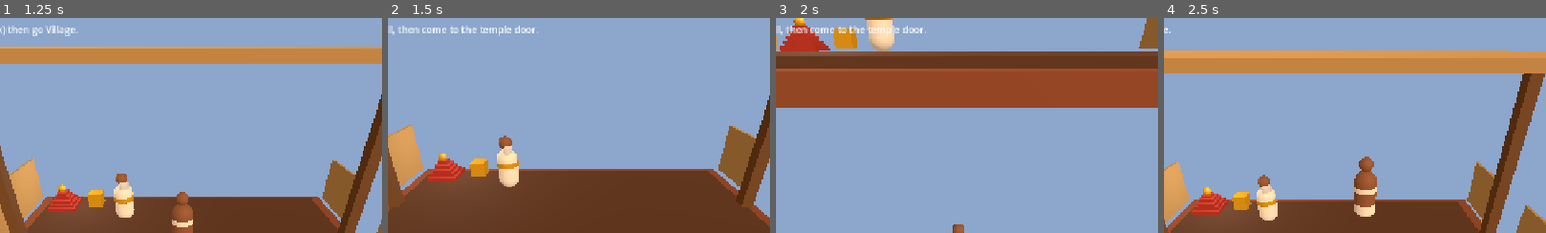
Above: before the commit, frames 1-4 (left to right).
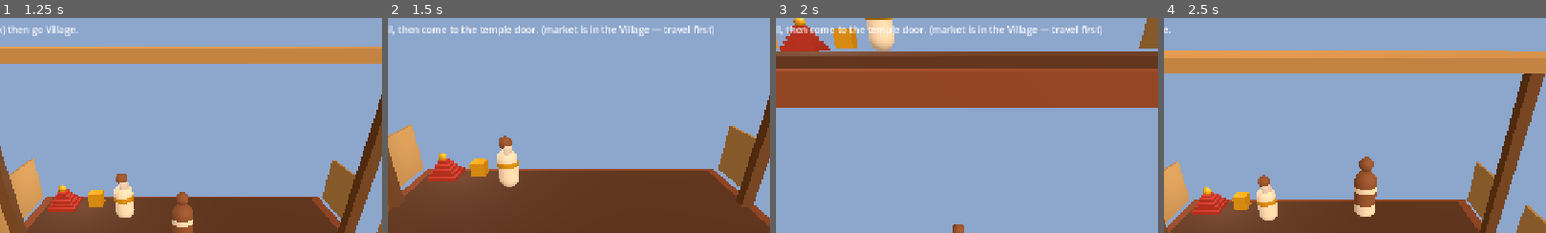
Above: after the commit, the same moments.

Repository: neerajaj96/kalari-game
Game: Godot game, scene res://scenes/main.tscn
Same seed, same stepped clock (60 frames per second), same inputs: the game is played once before the commit and once after it.
Inputs (mouse positions are % of the whole screen's width and height, from its top left):
- Up to frame 1 (1.25 s): click "School" at 0.5 s
- Up to frame 2 (1.5 s): click "Seva" at 1.25 s
- Up to frame 3 (2 s): no input
- Up to frame 4 (2.5 s): move the mouse to (72, 45) at 2.02 s; hold Right (ui_right) from 2.03 s (still down); click (72, 45) at 2.17 s
The pictures show only the part of the screen within x 26-76%, y 8-58%; the shares and areas given below are measured in that part.

Frame 1 is identical in both runs. In frame 2, 0.8% of the frame differs, in the area x 40-86%, y 3-9%; in frame 3, 0.8%; in frame 4, nothing differs.

Commit message:
Gameplay rework H1-H4: honest economy, tougher combat, wired zones/quests, gameplay check rules

Diff:
--- a/data/gurukkal_ranks.json
+++ b/data/gurukkal_ranks.json
@@ -1,18 +1,23 @@
 {
   "ranks": [
-    { "rank": 1, "title": "Vidhyarthi (student)", "xp_needed": 0, "unlocks": ["mey_01", "mey_02", "uzhichil_heal"] },
+    { "rank": 1, "title": "Vidhyarthi (student)", "xp_needed": 0, "unlocks": ["mey_01", "mey_02"] },
     { "rank": 2, "title": "Meithari-cleared", "xp_needed": 300, "unlocks": ["kukkuda_kick", "kettukari"] },
-    { "rank": 3, "title": "Kolthari-cleared", "xp_needed": 800, "unlocks": ["cheruvadi", "village_quests", "tournament_demo"] },
-    { "rank": 4, "title": "Otta-yogi (future)", "xp_needed": 1600, "unlocks": ["otta"] },
-    { "rank": 5, "title": "Ankathari-veeran (future)", "xp_needed": 3000, "unlocks": ["vaal_paricha"] },
-    { "rank": 6, "title": "Gurukkal (future)", "xp_needed": 5000, "unlocks": ["urumi", "mantra_upadesha"] }
+    { "rank": 3, "title": "Kolthari-cleared", "xp_needed": 800, "unlocks": ["cheruvadi", "village_quests"] },
+    { "rank": 4, "title": "Otta-yogi (future)", "xp_needed": 1400, "unlocks": ["otta"] },
+    { "rank": 5, "title": "Ankathari-veeran (future)", "xp_needed": 2600, "unlocks": ["vaal_paricha"] },
+    { "rank": 6, "title": "Gurukkal (future)", "xp_needed": 4200, "unlocks": ["urumi", "mantra_upadesha"] }
   ],
   "xp_sources": {
-    "meyppayattu_rep": 5,
+    "meyppayattu_rep": 1,
     "bandit_defeat": 60,
-    "quest_complete": 120,
-    "daily_uzhichil": 10,
-    "tournament_win": 200
+    "marma_bonus": 30,
+    "quest_q01": 120,
+    "quest_q02": 150,
+    "quest_q03": 200,
+    "seva_avg": 48,
+    "sadhana_kalari": 30,
+    "sadhana_temple": 50,
+    "sadhana_forest": 80
   },
-  "rules": "No belts. Trust unlock per book: corrupt schools 5-6yrs teach nothing; earnest student + good guru = all in 6 months (monsoon 3-4mo/yr). Dakshina first/last day. Mantra-upadesha only after mastery."
+  "rules": "No belts. Slice pacing is minutes-per-rank. Trust unlock per book: earnest student + good guru. Festival/otta/urumi content unlocks in later updates; ranks 5-6 show as future."
 }
--- a/data/moves.json
+++ b/data/moves.json
@@ -25,7 +25,7 @@
       "stage": "meythozhil",
       "name": "Valinjamarnnu Neekki-Theruthu",
       "vadivu": "simha",
-      "damage": 8,
+      "damage": 10,
       "stamina_cost": 10,
       "unlock_rank": 1,
       "touch": "tap attack",
@@ -46,7 +46,7 @@
       "stage": "kolthari",
       "name": "Kettukari Strike (long staff)",
       "weapon": "kettukari",
-      "damage": 18,
+      "damage": 12,
       "stamina_cost": 16,
       "unlock_rank": 2,
       "touch": "hold attack",
@@ -57,7 +57,7 @@
       "stage": "kolthari",
       "name": "Cheruvadi Head Strike (3-chaan)",
       "weapon": "cheruvadi",
-      "damage": 22,
+      "damage": 14,
       "stamina_cost": 20,
       "unlock_rank": 3,
       "touch": "swipe arc + attack",
--- a/data/quests.json
+++ b/data/quests.json
@@ -13,8 +13,8 @@
       "name": "Edavattam Market (Unniyarcha)",
       "giver": "Unniyarcha",
       "zone": "village_chirakkal",
-      "desc": "'Pennaaya njanum virakkunnilla, aanaya ningal virakkunenthe?' Escort Kunjiraman, no hidden knife (olivaal), win openly.",
-      "objectives": ["Reach market", "Defeat 1 bandit openly", "No stealth kill"],
+      "desc": "'Pennaaya njanum virakkunnilla, aanaya ningal virakkunenthe?' Defeat 1 bandit face-to-face. A back-stab pays marma XP but shames the escort — no quest bonus.",
+      "objectives": ["Defeat 1 bandit openly (no back-stab)", "Bonus auto-paid (+150 XP)"],
       "xp": 150
     },
     {
@@ -22,8 +22,8 @@
       "name": "Tulunadu Debt (Aromal Chekavar hook)",
       "giver": "Aromal",
       "zone": "village_chirakkal",
-      "desc": "Earn blade by clearing debt. Duel betrayer in 42ft ankam is endgame - this slice only earns kettukari.",
-      "objectives": ["Defeat 2 bandits", "Return to Guru", "Unlock kettukari"],
+      "desc": "Debt of the blade: put down 2 bandits. Kettukari comes with Rank 2, earned in the pit. Bonus auto-paid (+200 XP).",
+      "objectives": ["Defeat 2 bandits (any way)", "Bonus auto-paid (+200 XP)"],
       "xp": 200
     }
   ]
--- a/data/weapons.json
+++ b/data/weapons.json
@@ -1,7 +1,7 @@
 {
   "weapons": [
     { "id": "none", "name": "Verumkai (empty hand)", "stage": "meythozhil", "damage_mult": 1.0, "unlock_rank": 1 },
-    { "id": "kettukari", "name": "Kettukari (long rattan staff, body-length, 3in thick)", "stage": "kolthari", "damage_mult": 1.6, "unlock_rank": 2 },
+    { "id": "kettukari", "name": "Kettukari (long rattan staff, body-length, 3in thick)", "stage": "kolthari", "damage_mult": 1.5, "unlock_rank": 2 },
     { "id": "cheruvadi", "name": "Cheruvadi/Muchaan (3-chaan, puli/kara wood, muna tip)", "stage": "kolthari", "damage_mult": 1.9, "unlock_rank": 3 },
     { "id": "otta_locked", "name": "Otta (curved pulinkombu, kayalkanda guard) - LOCKED", "stage": "kolthari", "damage_mult": 2.2, "unlock_rank": 4 },
     { "id": "vaal_paricha_locked", "name": "Vaal + Paricha (sword + shield) - LOCKED", "stage": "ankathari", "damage_mult": 2.8, "unlock_rank": 5 },
--- a/scenes/village.tscn
+++ b/scenes/village.tscn
@@ -33,6 +33,9 @@
 [sub_resource type="BoxShape3D" id="triggershape"]
 size = Vector3(3.0, 2.0, 3.0)
 
+[sub_resource type="BoxShape3D" id="sanctumshape"]
+size = Vector3(4.5, 2.0, 3.5)
+
 [node name="Village" type="Node3D"]
 script = ExtResource("10")
 preset = 1
@@ -136,7 +139,7 @@
 position = Vector3(4.2, 1.0, 0)
 
 [node name="TriggerShape" type="CollisionShape3D" parent="TempleComplex/SanctumTrigger"]
-shape = SubResource("triggershape")
+shape = SubResource("sanctumshape")
 
 [node name="Sopana1" type="CSGBox3D" parent="TempleComplex"]
 material = ExtResource("12")
@@ -349,6 +352,13 @@
 material = ExtResource("4")
 size = Vector3(2.8, 0.15, 1.6)
 position = Vector3(3.0, 1.6, 3.0)
+
+[node name="MarketZone2" type="Area3D" parent="."]
+script = ExtResource("15")
+position = Vector3(3.0, 1.0, 3.0)
+
+[node name="ZoneShape" type="CollisionShape3D" parent="MarketZone2"]
+shape = SubResource("triggershape")
 
 [node name="Coconut1" type="CSGBox3D" parent="."]
 material = ExtResource("9")
--- a/scripts/combat_state.gd
+++ b/scripts/combat_state.gd
@@ -10,6 +10,7 @@
 var hp: float = 100.0
 var strike_cd: float = 0.0
 var recover_cd: float = 0.0 # hold time for BLOCK/DODGE/HIT poses
+var dodge_cd: float = 0.0 # anti-turtle: dodge chains gated
 
 const STAMINA_REGEN := 18.0
 var regen_mult := 1.0
@@ -35,16 +36,20 @@
 	return true
 
 func try_dodge(cost: float = 12.0, hold: float = 0.5) -> bool:
-	if stamina < cost or not can_act():
+	if stamina < cost or dodge_cd > 0.0 or not can_act():
 		return false
 	stamina -= cost
 	state = S.DODGE
 	recover_cd = hold
+	dodge_cd = 0.8
 	return true
 
 func take_hit(dmg: float, is_marma: bool = false) -> void:
 	if state == S.BLOCK:
-		dmg *= 0.25
+		if stamina >= 8.0:
+			stamina -= 8.0
+			dmg *= 0.25
+		# else: guard broken, full damage
 	elif state == S.DODGE:
 		dmg = 0.0
 	if is_marma:
@@ -59,6 +64,7 @@
 
 func tick(delta: float) -> void:
 	strike_cd = maxf(0.0, strike_cd - delta)
+	dodge_cd = maxf(0.0, dodge_cd - delta)
 	recover_cd = maxf(0.0, recover_cd - delta)
 	stamina = minf(100.0, stamina + STAMINA_REGEN * regen_mult * delta)
 	if state == S.STRIKE and strike_cd <= 0.15:
--- a/scripts/enemy_ai.gd
+++ b/scripts/enemy_ai.gd
@@ -1,9 +1,10 @@
 extends CharacterBody3D
 # Simple deterministic bandit AI: chase -> strike in range -> cooldown. No ML.
 
-@export var speed := 2.8
+@export var speed := 3.6
 @export var attack_range := 2.2
 @export var damage := 10.0
+@export var max_hp := 120.0
 
 var combat := CombatState.new()
 var target: Node3D = null
@@ -12,7 +13,9 @@
 func _ready() -> void:
 	add_to_group("bandit")
 	add_child(combat)
+	combat.hp = max_hp
 	combat.state = CombatState.S.STANCE
+	think_cd = randf_range(0.3, 1.1) # stagger pack attacks
 
 var _dead := false
 
@@ -20,6 +23,8 @@
 	if _dead:
 		return
 	combat.take_hit(dmg, is_marma)
+	if combat.state != CombatState.S.DOWN and randf() < 0.35:
+		combat.try_dodge() # slip back, uses own stamina
 	_flash()
 	_hitstop()
 	if combat.state == CombatState.S.DOWN:
@@ -57,7 +62,7 @@
 			if up and game.get("hud") != null:
 				game.hud.say("Rank up! %s" % game.xp_rank.title())
 		if game.get("quest_log") != null and game.quest_log.has_method("add_kill"):
-			var k: int = game.quest_log.add_kill()
+			var k: int = game.quest_log.add_kill(marma)
 			if game.get("hud") != null:
 				game.hud.say("Bandit down (%d). %s" % [k, "MARMA!" if marma else ""])
 	# Fall + free. Rotation tween keeps it headless-safe (no particles needed).
--- a/scripts/player.gd
+++ b/scripts/player.gd
@@ -46,18 +46,20 @@
 
 func _respawn_fall() -> void:
 	# Kill-floor: any fall below the world seats the fighter back on spawn.
+	_respawn_to_spawn()
+	velocity = Vector3.ZERO
+	_say("Gurukkal steadies you. Watch the pit edge.")
+
+func _respawn_to_spawn() -> void:
 	var w = get_tree().get_first_node_in_group("world")
 	if w != null and w.get("current") != null:
 		if "School" in str(w.current.name) and w.get("school_spawn") != null:
 			position = w.school_spawn
-		elif w.get("village_spawn") != null:
+			return
+		if w.get("village_spawn") != null:
 			position = w.village_spawn
-		else:
-			position = Vector3(0, 1, 0)
-	else:
-		position = Vector3(0, 1, 0)
-	velocity = Vector3.ZERO
-	_say("Gurukkal steadies you. Watch the pit edge.")
+			return
+	position = Vector3(0, 1, 0)
 
 func _check_death() -> void:
 	if combat.state != CombatState.S.DOWN or _dead:
@@ -70,7 +72,7 @@
 	combat.hp = 100.0
 	combat.stamina = 100.0
 	combat.state = CombatState.S.STANCE
-	position = Vector3(0, 1, 6)
+	_respawn_to_spawn()
 	_dead = false
 	_say("Back on your feet. Breathe.")
 
@@ -95,18 +97,23 @@
 	if not in_school:
 		return
 	var n: int = game.quest_log.add_reps(1)
-	if n == 5 and game.get("xp_rank") != null:
-		game.xp_rank.add_xp(120)
-		_say("5 reps! Gurukkal nods. First quest done (+120 XP). Go Village.")
+	if game.get("xp_rank") != null:
+		if n == 5:
+			game.xp_rank.add_xp(120)
+			_say("5 reps! Gurukkal nods. First quest done (+120 XP). Go Village.")
+		elif n > 5:
+			game.xp_rank.add_xp(1)
 
 func _ring_bell() -> void:
-	# Attack doubles as temple bell when in OFFER phase near sanctum.
-	var game2 = get_tree().get_first_node_in_group("game")
-	if game2 == null or game2.get("rituals") == null:
-		return
-	if not game2.rituals.has_method("on_bell"):
-		return
-	var msg: String = game2.rituals.on_bell()
+	# Attack doubles as temple bell only at the sanctum door (OFFER phase).
+	var game = get_tree().get_first_node_in_group("game")
+	if game == null or game.get("rituals") == null:
+		return
+	if game.get("sadhana") == null or not game.sadhana.has_method("is_in_temple") or not game.sadhana.is_in_temple():
+		return
+	if not game.rituals.has_method("on_bell"):
+		return
+	var msg: String = game.rituals.on_bell()
 	if msg != "":
 		_say(msg)
 
@@ -248,7 +255,7 @@
 		_deal_melee()
 
 func _deal_melee() -> void:
-	# 2.4m frontal 90-degree arc. Back-stab = marma (1.5x).
+	# 2.4m frontal 90-degree arc (dot 0.7). Back-stab = marma (1.5x).
 	var fwd := -global_transform.basis.z
 	fwd.y = 0.0
 	fwd = fwd.normalized()
@@ -261,7 +268,7 @@
 		to.y = 0.0
 		if to.length() > 2.4:
 			continue
-		if fwd.dot(to.normalized()) < 0.35:
+		if fwd.dot(to.normalized()) < 0.7:
 			continue
 		# Marma if player is behind enemy (enemy facing away)
 		var e_fwd: Vector3 = -e.global_transform.basis.z
--- a/scripts/quests.gd
+++ b/scripts/quests.gd
@@ -1,9 +1,11 @@
 extends Node
-# Quest state: 3 slice quests from data/quests.json. Kill counting via enemy death signal.
+# Quest state: q01 reps, q02/q03 kill bonuses (open kills only — marma shames the escort).
 
 var quests: Array = []
 var kills: int = 0
 var reps: int = 0
+var q02_done := false
+var q03_done := false
 
 func _ready() -> void:
 	var f := FileAccess.open("res://data/quests.json", FileAccess.READ)
@@ -13,10 +15,28 @@
 	if j is Dictionary:
 		quests = j.get("quests", [])
 
-func add_kill() -> int:
+func add_kill(marma: bool = false) -> int:
 	kills += 1
+	var game = get_tree().get_first_node_in_group("game")
+	if game == null or game.get("xp_rank") == null:
+		return kills
+	if kills >= 1 and not q02_done and not marma:
+		q02_done = true
+		game.xp_rank.add_xp(150)
+		_say("Quest q02 done openly (+150 XP). No hidden knife — Unniyarcha nods.")
+	elif kills >= 1 and not q02_done and marma:
+		_say("Back-stab pays marma XP, but q02 needs an open kill.")
+	if kills >= 2 and not q03_done:
+		q03_done = true
+		game.xp_rank.add_xp(200)
+		_say("Quest q03 done (+200 XP). Return to the Gurukkal in the pit.")
 	return kills
 
 func add_reps(n: int = 1) -> int:
 	reps += n
 	return reps
+
+func _say(msg: String) -> void:
+	var hud = get_tree().get_first_node_in_group("hud")
+	if hud and hud.has_method("say"):
+		hud.say(msg)
--- a/scripts/rituals.gd
+++ b/scripts/rituals.gd
@@ -28,7 +28,11 @@
 		return "Finish current seva first."
 	phase = "FETCH"
 	var c: Dictionary = current()
-	return "%s: bring %s from market stall, then come to the temple door." % [c.get("name", "Seva"), c.get("fetch", "flowers")]
+	var hint := ""
+	var w = get_tree().get_first_node_in_group("world")
+	if w != null and w.get("current") != null and "School" in str(w.current.name):
+		hint = " (market is in the Village — travel first)"
+	return "%s: bring %s from market stall, then come to the temple door.%s" % [c.get("name", "Seva"), c.get("fetch", "flowers"), hint]
 
 func on_market_zone() -> String:
 	if phase != "FETCH":
--- a/scripts/sadhana.gd
+++ b/scripts/sadhana.gd
@@ -11,9 +11,18 @@
 
 const TARGET := 22
 
+var cooldown_t := 0.0
+const COOLDOWN := 45.0
+
+func _process(delta: float) -> void:
+	if cooldown_t > 0.0:
+		cooldown_t = maxf(0.0, cooldown_t - delta)
+
 func start(place: String) -> String:
 	if active:
 		return "Session ongoing: %d/11 breaths. Breathe." % (count / 2)
+	if cooldown_t > 0.0:
+		return "Breath settles... rest %ds before next session." % int(cooldown_t)
 	var game = get_tree().get_first_node_in_group("game")
 	var rank := 1
 	if game and game.get("xp_rank") != null:
@@ -45,6 +54,7 @@
 
 func _complete() -> String:
 	active = false
+	cooldown_t = COOLDOWN
 	var table := { "kalari": 30, "temple": 50, "forest": 80 }
 	var xp_gain: int = int(table.get(kind, 30))
 	var game = get_tree().get_first_node_in_group("game")
--- a/scripts/world_loader.gd
+++ b/scripts/world_loader.gd
@@ -40,6 +40,10 @@
 		return
 	current = ps.instantiate()
 	add_child(current)
+	# Fresh world, fresh flags: stale zone state never crosses worlds.
+	var game = get_tree().get_first_node_in_group("game")
+	if game and game.get("sadhana") != null and game.sadhana.has_method("set_zone"):
+		game.sadhana.set_zone(false, false)
 	_place_player()
 
 func _place_player() -> void:
Not shown, changed: export_presets.cfg
Not shown: 1 places in scenes/village.tscn that only renumber resources
Not shown, changed: tools/balance.py
Not shown, changed: tools/check.py
